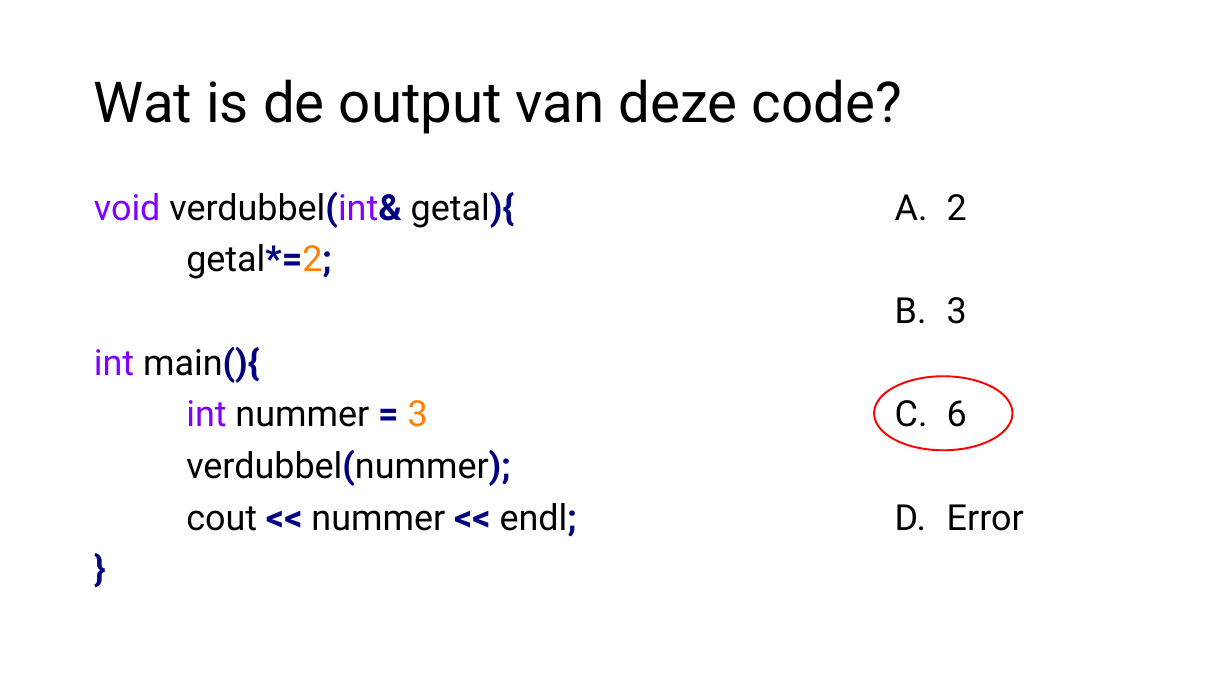
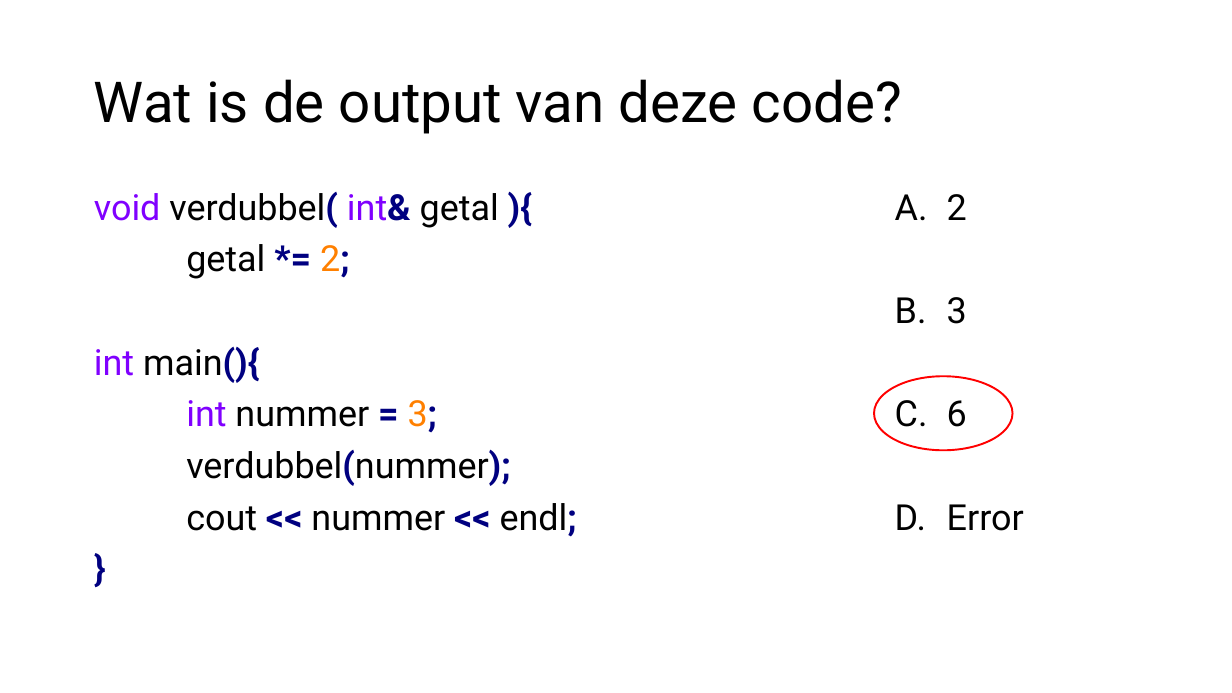
Before and after one commit to HU-TI-DEV/TI-S2, a slide deck: slide 22 of slides/S2_Functions.pptx. Drawn at 1232x693 pixels with LibreOffice and Linux fonts; fonts in the diff are those of the drawing. Boxes give left, top, right and bottom in pixels: in the first picture for what was removed or moved away, otherwise in the second. Text is boxed around its words. In the diff, an @@ line names an element or a change of style, - is before the commit and + after.

```diff
--- a/slides/S2_Functions.pptx
+++ b/slides/S2_Functions.pptx
@@ text at [94, 192, 499, 279]: spaces changed @@
-void verdubbel(int& getal){
-getal*=2;
+void verdubbel( int& getal ){
+getal *= 2;
@@ text at [186, 400, 438, 432]: text changed @@
-int nummer = 3
+int nummer = 3;
```
Also in this commit, not shown: 18 other slides changed, 1 other file.
